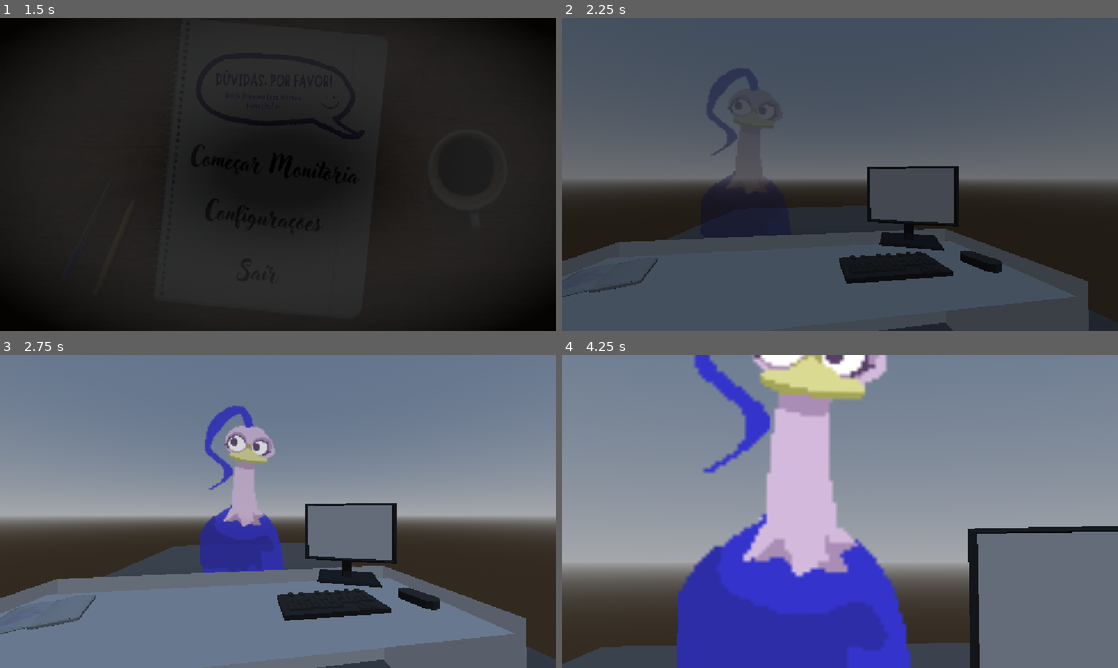
Above: before the commit, frames 1-4 (two rows, left to right).
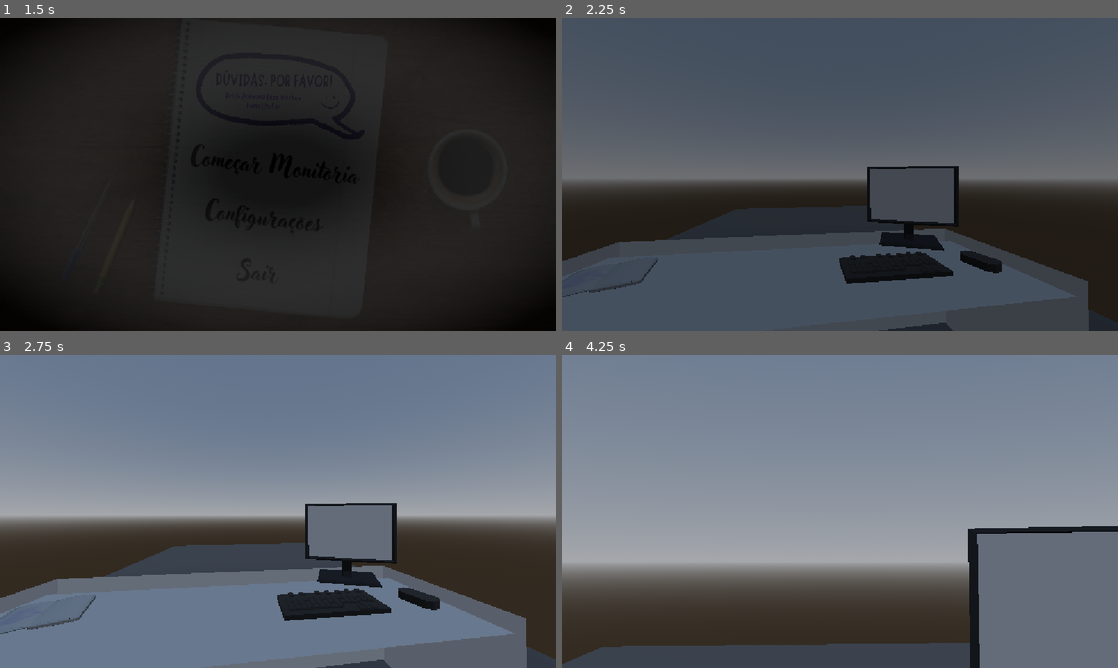
Above: after the commit, the same moments.

Repository: Kaw7n/duvidas-porfavor
Game: Godot game, scene res://Cenas/mainMenu.tscn
The game is run twice, just before and just after one commit, with the same random seed, the same clock (stepped at 60 frames per second) and the same inputs.
Inputs (mouse positions are in pixels of both pictures, inside the frame that each line leads up to):
- Up to frame 1 (1.5 s): click (266, 171) at 0.5 s; click (278, 168) at 1.25 s
- Up to frame 2 (2.25 s): move the mouse to (962, 158) at 2.02 s; press the mouse at (962, 158) at 2.03 s
- Up to frame 3 (2.75 s): no input
- Up to frame 4 (4.25 s): move the mouse to (728, 527) at 2.77 s; release the mouse at (728, 527) at 2.78 s; click (728, 527) at 2.85 s; tap Enter at 3.5 s; move the mouse to (895, 442) at 3.52 s; hold Q from 3.53 s (still down); click (895, 442) at 3.8 s

Frame 1 is identical in both runs. In frame 2, 1.0% of the frame differs, in the area x 26-39%, y 16-54%; in frame 3, 4.5%; in frame 4, 25%, in the area x 20-63%, y 0-100%.

Commit message:
feat/sistem-npcs-core
Aqui eu ja começei a terminar o core dos npcs, o sistema de executar as animações e etc

Diff:
--- a/Cenas/sala_de_aula.tscn
+++ b/Cenas/sala_de_aula.tscn
@@ -3,16 +3,22 @@
 [ext_resource type="Script" uid="uid://5hf5auw7e5ti" path="res://Scripts/sala_de_aula.gd" id="1_pw2gw"]
 [ext_resource type="Script" uid="uid://c51d2mk6wi030" path="res://Scripts/Cameras/camera_3d.gd" id="2_pw2gw"]
 [ext_resource type="PackedScene" uid="uid://b8878qpop8c2s" path="res://Cenas/fade.tscn" id="3_eh8p8"]
-[ext_resource type="PackedScene" uid="uid://ctxlw0yuf6wvp" path="res://Assets 3D/unifor.glb" id="4_3pmrl"]
-[ext_resource type="Texture2D" uid="uid://bexacxkjgsigb" path="res://Assets 2D/placeholder npc.png" id="5_p3qhx"]
-[ext_resource type="Script" uid="uid://wx7k30hgklwr" path="res://Scripts/Npcs/npcPlaceholder.gd" id="6_4fuhr"]
+[ext_resource type="PackedScene" uid="uid://ctxlw0yuf6wvp" path="res://Assets 3D/mesa/unifor.glb" id="4_3pmrl"]
+[ext_resource type="Texture2D" uid="uid://bexacxkjgsigb" path="res://Assets 2D/PlaceHolders/placeholder1.png" id="5_p3qhx"]
+[ext_resource type="Script" uid="uid://wx7k30hgklwr" path="res://Scripts/Npcs/NPCs.gd" id="6_jdm6y"]
+[ext_resource type="Texture2D" uid="uid://dycnq7tf8awkh" path="res://Assets 2D/PlaceHolders/placeholder2.png" id="6_v7f1h"]
+[ext_resource type="Texture2D" uid="uid://bi3mawtuu3cll" path="res://Assets 2D/PlaceHolders/placeholder3.png" id="7_sjri2"]
+[ext_resource type="Texture2D" uid="uid://dju85ynfy87k0" path="res://Assets 2D/PlaceHolders/placeholder4.png" id="8_f0k5d"]
 [ext_resource type="Texture2D" uid="uid://d16csv42rlvnb" path="res://Assets UI/menuConfig/Menu Config.png" id="8_j8kef"]
 [ext_resource type="Script" uid="uid://bcelyrojeuxth" path="res://Scripts/menu_config.gd" id="8_rljct"]
 [ext_resource type="FontFile" uid="uid://bk6hhfl5m7l68" path="res://Assets UI/Menu/Holidays Homework.ttf" id="9_jdm6y"]
+[ext_resource type="Texture2D" uid="uid://dc3lka15rkg57" path="res://Assets 2D/PlaceHolders/placeholder5.png" id="9_oulm0"]
+[ext_resource type="Texture2D" uid="uid://cros4chv53lfg" path="res://Assets 2D/PlaceHolders/placeholder6.png" id="10_7awky"]
+[ext_resource type="Texture2D" uid="uid://cj8vswvh3jrxr" path="res://Assets 2D/PlaceHolders/placeholder7.png" id="11_bvhle"]
 [ext_resource type="Script" uid="uid://dln3xy3tan4u6" path="res://Scripts/Audio/volume_main.gd" id="11_qf4tx"]
 [ext_resource type="Script" uid="uid://b8yha27ogs40w" path="res://Scripts/Audio/volume_bgm.gd" id="12_1cpuw"]
 [ext_resource type="Script" uid="uid://ckylgk8gcpbaw" path="res://Scripts/Audio/volume_sfx.gd" id="13_j0rpt"]
-[ext_resource type="Script" uid="uid://d0tybdgcv8d6g" path="res://Scripts/Cameras/sens.gd" id="14_v7f1h"]
+[ext_resource type="Script" uid="uid://d0tybdgcv8d6g" path="res://Scripts/Cameras/sens.gd" id="13_jdm6y"]
 
 [sub_resource type="ProceduralSkyMaterial" id="ProceduralSkyMaterial_sn0t7"]
 
@@ -30,7 +36,55 @@
 "texture": ExtResource("5_p3qhx")
 }],
 "loop": 1,
-"name": &"default",
+"name": &"PlaceHolder-Npc1",
+"speed": 5.0
+}, {
+"frames": [{
+"duration": 1.0,
+"texture": ExtResource("6_v7f1h")
+}],
+"loop": 1,
+"name": &"PlaceHolder-Npc2",
+"speed": 5.0
+}, {
+"frames": [{
+"duration": 1.0,
+"texture": ExtResource("7_sjri2")
+}],
+"loop": 1,
+"name": &"PlaceHolder-Npc3",
+"speed": 5.0
+}, {
+"frames": [{
+"duration": 1.0,
+"texture": ExtResource("8_f0k5d")
+}],
+"loop": 1,
+"name": &"PlaceHolder-Npc4",
+"speed": 5.0
+}, {
+"frames": [{
+"duration": 1.0,
+"texture": ExtResource("9_oulm0")
+}],
+"loop": 1,
+"name": &"PlaceHolder-Npc5",
+"speed": 5.0
+}, {
+"frames": [{
+"duration": 1.0,
+"texture": ExtResource("10_7awky")
+}],
+"loop": 1,
+"name": &"PlaceHolder-Npc6",
+"speed": 5.0
+}, {
+"frames": [{
+"duration": 1.0,
+"texture": ExtResource("11_bvhle")
+}],
+"loop": 1,
+"name": &"PlaceHolder-Npc7",
 "speed": 5.0
 }]
 
@@ -227,20 +281,19 @@
 [node name="MesaPlaceHolder" parent="." unique_id=74057663 instance=ExtResource("4_3pmrl")]
 transform = Transform3D(-4.371139e-08, 0, -1, 0, 1, 0, 1, 0, -4.371139e-08, -0.14845729, -1.3371872, 0.47763813)
 
-[node name="MoemaPlaceHolder" type="AnimatedSprite3D" parent="." unique_id=1061259584 node_paths=PackedStringArray("camera_3d", "area_3d", "animacoes_npcs")]
+[node name="NPCs" type="AnimatedSprite3D" parent="." unique_id=1061259584 node_paths=PackedStringArray("camera_3d", "area_3d", "npcs_animations")]
 transform = Transform3D(-4.371139e-08, 0, 1, 0, 1, 0, -1, 0, -4.371139e-08, 1.5439756, 0, 0)
 offset = Vector2(150, -10)
 modulate = Color(0, 0, 0, 0)
 sprite_frames = SubResource("SpriteFrames_bhunq")
-frame_progress = 0.5197282
-script = ExtResource("6_4fuhr")
+animation = &"PlaceHolder-Npc1"
+script = ExtResource("6_jdm6y")
 camera_3d = NodePath("../Camera3D")
 area_3d = NodePath("../Area3D")
-animacoes_npcs = NodePath("AnimacoesNpcs")
-
-[node name="AnimacoesNpcs" type="AnimationPlayer" parent="MoemaPlaceHolder" unique_id=765308715]
+npcs_animations = NodePath("NpcsAnimations")
+
+[node name="NpcsAnimations" type="AnimationPlayer" parent="NPCs" unique_id=765308715]
 libraries/ = SubResource("AnimationLibrary_tp12v")
-autoplay = &"npc_fade_in"
 
 [node name="Area3D" type="Area3D" parent="." unique_id=1897334752]
 
--- /dev/null
+++ b/Scripts/Npcs/NPCs.gd
@@ -0,0 +1,113 @@
+extends AnimatedSprite3D
+
+@export var camera_3d: Camera3D
+@export var area_3d: Area3D
+@export var npcs_animations: AnimationPlayer
+
+# Funções das duvidas, cada uma, vou chamar de level pq
+# é mais bonitinho do que duvida
+
+func _ready():
+	camera_3d.click_npc.connect(_on_click_npc);
+	seq_level()
+
+func seq_level():
+	while Global.level <= 7:
+		match Global.level:
+			0:
+				print('Fase Tutorial')
+				await level_tutorial()
+			1:
+				print('Fase CCS')
+				await level_ccs()
+			2:
+				print('Fase CCG')
+				await level_ccg()
+			3:
+				print('Fase Pato Fred')
+				await level_pato_fred()
+			4:
+				print('Fase CCT')
+				await level_cct()
+			5:
+				print('Fase CCJ')
+				await level_ccj()
+			6:
+				print('Fase Moema')
+				await level_moema()
+				print("Fim")
+				Global.level+=1
+
+func level_tutorial():
+	play("PlaceHolder-Npc1")
+	Global.npcs_animations_sequence = ["npc_fade_in","npc_talk_1"]
+	await play_seq()
+	Global.npcs_animations_sequence = ["npc_fade_out"]
+	await play_seq()
+	Global.level+=1
+
+func level_ccs():
+	play("PlaceHolder-Npc2")
+	Global.npcs_animations_sequence = ["npc_fade_in","npc_talk_2"]
+	await play_seq()
+	Global.npcs_animations_sequence = ["npc_fade_out"]
+	await play_seq()
+	Global.level+=1
+
+func level_ccg():
+	play("PlaceHolder-Npc3")
+	Global.npcs_animations_sequence = ["npc_fade_in","npc_talk_3"]
+	await play_seq()
+	Global.npcs_animations_sequence = ["npc_fade_out"]
+	await play_seq()
+	Global.level+=1
+
+func level_pato_fred():
+	play("PlaceHolder-Npc4")
+	Global.npcs_animations_sequence = ["npc_fade_in","npc_talk_1"]
+	await play_seq()
+	Global.npcs_animations_sequence = ["npc_fade_out"]
+	await play_seq()
+	Global.level+=1
+
+func level_cct():
+	play("PlaceHolder-Npc5")
+	Global.npcs_animations_sequence = ["npc_fade_in","npc_talk_2"]
+	await play_seq()
+	Global.npcs_animations_sequence = ["npc_fade_out"]
+	await play_seq()
+	Global.level+=1
+
+func level_ccj():
+	play("PlaceHolder-Npc6")
+	Global.npcs_animations_sequence = ["npc_fade_in","npc_talk_3"]
+	await play_seq()
+	Global.npcs_animations_sequence = ["npc_fade_out"]
+	await play_seq()
+	Global.level+=1
+
+func level_moema():
+	play("PlaceHolder-Npc7")
+	Global.npcs_animations_sequence = ["npc_fade_in","npc_talk_2"]
+	await play_seq()
+	Global.npcs_animations_sequence = ["npc_fade_out"]
+	await play_seq()
+	Global.level+=1
+
+signal seq_end
+
+func play_seq():
+	Global.i = 0;
+	await seq_end
+
+
+func _on_click_npc(_collider):
+	if npcs_animations.is_playing() or Global.i >= Global.npcs_animations_sequence.size():
+		return #Proteger
+
+	npcs_animations.play(Global.npcs_animations_sequence[Global.i]);
+	Global.i+= 1;
+
+	if Global.i >= Global.npcs_animations_sequence.size():
+		await npcs_animations.animation_finished
+		seq_end.emit()
--- a/Scripts/Npcs/npcPlaceholder.gd
+++ /dev/null
@@ -1,24 +0,0 @@
-extends AnimatedSprite3D
-
-
-@export var camera_3d: Camera3D
-@export var area_3d: Area3D
-@export var animacoes_npcs: AnimationPlayer
-
-#Sequencia das animações :
-var animacoes_npcs_array = ["npc_talk_1", "npc_talk_2", "npc_talk_3", "npc_fade_out"];
-var i = 0;
-
-func _ready():
-	camera_3d.click_npc.connect(_on_click_npc);
-
-func _on_click_npc(collider):
-	if i >= animacoes_npcs_array.size():
-		return;
-
-	animacoes_npcs.play(animacoes_npcs_array[i]);
-	i+= 1;
-
-	Global.click_switch = true
-	Global.move_switch = true
-	Global.zoom_switch = true
--- a/Scripts/global.gd
+++ b/Scripts/global.gd
@@ -1,6 +1,12 @@
 extends Node
 
+# Variaveis globais do jogo
 var sens = 0.0006;
+
+var level = 0;
+var i = 0; # Variavel De Animação npc
+var npcs_animations_sequence = ["npc_fade_in","npc_fade_out"];
+
 var click_switch = true;
 var move_switch = true;
 var zoom_switch= true;
Renamed: Assets 2D/placeholder npc.png -> Assets 2D/PlaceHolders/placeholder1.png
Not shown, changed: Assets 2D/PlaceHolders/placeholder1.png.import
Binary file added: Assets 2D/PlaceHolders/placeholder2.png
Not shown, changed: Assets 2D/PlaceHolders/placeholder2.png.import
Binary file added: Assets 2D/PlaceHolders/placeholder3.png
Not shown, added: Assets 2D/PlaceHolders/placeholder3.png.import
Binary file added: Assets 2D/PlaceHolders/placeholder4.png
Not shown, added: Assets 2D/PlaceHolders/placeholder4.png.import
Binary file added: Assets 2D/PlaceHolders/placeholder5.png
Not shown, added: Assets 2D/PlaceHolders/placeholder5.png.import
Binary file added: Assets 2D/PlaceHolders/placeholder6.png
Not shown, changed: Assets 2D/PlaceHolders/placeholder6.png.import
(and 18 more such lines)
